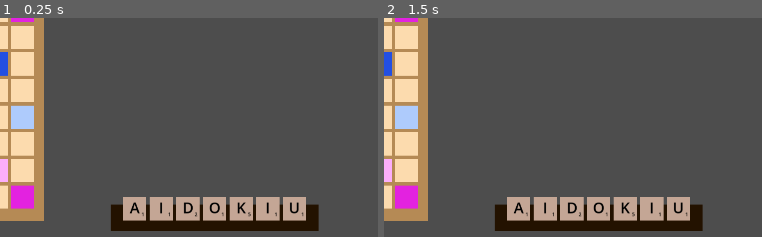
Above: before the commit, frames 1-2 (left to right).
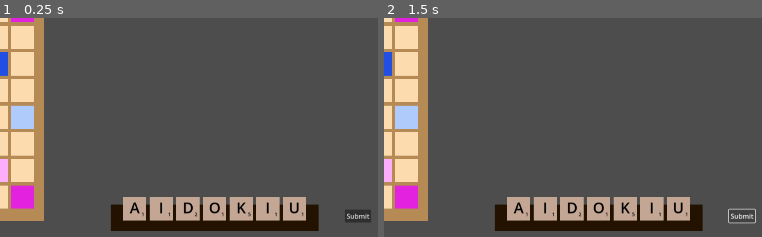
Above: after the commit, the same moments.

Repository: frances-m/scrabble-clone
Game: Godot game, scene res://scrabble.tscn
Two runs of this game, one before a commit and one after it. Both use one fixed random seed, a clock stepped at 60 frames per second and the inputs below.
Inputs (mouse positions are % of the whole screen's width and height, from its top left):
- Up to frame 1 (0.25 s): no input
- Up to frame 2 (1.5 s): click (97, 95) at 0.5 s, where only the run after the commit has a clickable "Submit"; click (97, 95) at 1.25 s, where only the run after the commit has a clickable "Submit"
The pictures show only the part of the screen within x 50-100%, y 50-100%; the shares and areas given below are measured in that part.

The runs differ from the first frame. In frame 1, 0.3% of the frame differs, in the area x 91-99%, y 87-94%; in frame 2, 0.2%.

Commit message:
v1 scorer

Diff:
--- /dev/null
+++ b/board_state.gd
@@ -0,0 +1,44 @@
+extends Node
+
+var board: Array = []
+var pending_tiles: Array = []
+
+func _ready() -> void:
+	initialize_board()
+
+func place_tile(tile: Sprite2D, square: Node2D) -> void:
+	pending_tiles.append({
+		"tile": tile,
+		"row": square.row,
+		"col": square.col,
+	})
+	tile.square = square
+	tile.connect("started_moving", Callable(self, "_remove_from_pending"))
+
+func _remove_from_pending(tile: Sprite2D) -> void:
+	tile.disconnect("started_moving", Callable(self, "_remove_from_pending"))
+	tile.square = null
+	var idx = pending_tiles.find_custom(func(t): return t["tile"] == tile)
+	if idx == -1:
+		return
+	pending_tiles.pop_at(idx)
+
+func score_pending() -> void:
+	var scored: bool = Scorer.score(pending_tiles)
+
+	if !scored:
+		return
+
+	for tile in pending_tiles:
+		var row = tile["row"]
+		var col = tile["col"]
+		board[row][col] = tile
+		tile.scored = true
+
+	pending_tiles = []
+
+func initialize_board() -> void:
+	for i in range(0, 15):
+		board.append([])
+		for x in range(0, 15):
+			board[i].append(null)
--- a/game_board.gd
+++ b/game_board.gd
@@ -4,18 +4,8 @@
 
 var JSON_PATH: String = "res://squares.json"
 
-# TODO: not currently using this
-var board_squares: Array = []
-
 func _ready() -> void:
-	_setup_grid()
 	_place_squares()
-
-func _setup_grid() -> void:
-	for i in range(0, 15):
-		board_squares.append([])
-		for x in range(0, 15):
-			board_squares[i].append(null)
 
 func _place_squares() -> void:
 	var board_data = _load_board_data()
@@ -36,7 +26,6 @@
 
 func _place_square(type: String, pos: Vector2, row: int, col: int) -> void:
 	var square = Square.instantiate()
-	board_squares[row][col] = square
 
 	square.position = pos
 	square.set_type(type)
--- a/globals.gd
+++ b/globals.gd
@@ -1,4 +1,5 @@
 extends Node
 
+var tile_size: float = 54.0
+
 var selected_tile
-var tile_size: float = 54.0
--- a/project.godot
+++ b/project.godot
@@ -19,6 +19,8 @@
 
 TileBag="*res://tile_bag.gd"
 Globals="*res://globals.gd"
+BoardState="*res://board_state.gd"
+Scorer="*res://scorer.gd"
 
 [display]
 
--- /dev/null
+++ b/scorer.gd
@@ -0,0 +1,57 @@
+extends Node
+
+var player1_score: int = 0;
+var player2_score: int = 0;
+
+@onready var WORD_LIST = load_word_list()
+
+func score(pending_tiles: Array) -> bool:
+	if pending_tiles.size() < 1:
+		return false
+
+	var row = pending_tiles[0]["row"]
+	var col = pending_tiles[0]["col"]
+
+	var share_row = pending_tiles.all(func(tile): return tile["row"] == row)
+	var share_col = pending_tiles.all(func(tile): return tile["col"] == col)
+
+	if !share_row && !share_col:
+		return false
+
+	var sort_along = "row" if share_row else "col"
+	pending_tiles.sort_custom(func(a, b): return a[sort_along] > b[sort_along])
+
+	var letters = []
+	var has_gap = false
+	var word_multiplier = 1
+	var score_tally = 0
+
+	for t in pending_tiles:
+		var tile = t["tile"]
+		letters.append(tile.get_tile_letter())
+		var tile_value = tile.get_value()
+		if tile.square.get_mult_type() == "word":
+			word_multiplier += tile.square.get_mult()
+		if tile.square.get_mult_type() == "letter":
+			tile_value *= tile.square.get_mult()
+		score_tally += tile_value
+
+	score_tally *= word_multiplier
+
+	if has_gap:
+		return false
+
+	var word = "".join(letters)
+	if !is_valid_word(word):
+		return false
+
+	print(score_tally)
+	return true
+
+func is_valid_word(word: String) -> bool:
+	return WORD_LIST.has(word)
+
+func load_word_list() -> Array:
+	var path = "res://words.txt"
+	var words = FileAccess.get_file_as_string(path)
+	return words.split("\n")
--- a/scrabble.tscn
+++ b/scrabble.tscn
@@ -1,7 +1,8 @@
-[gd_scene load_steps=3 format=3 uid="uid://1wv1877ickdx"]
+[gd_scene load_steps=4 format=3 uid="uid://1wv1877ickdx"]
 
 [ext_resource type="PackedScene" uid="uid://c0dtwaassli2a" path="res://rack.tscn" id="2_pbdxk"]
 [ext_resource type="PackedScene" uid="uid://cgtso5mntix66" path="res://game_board.tscn" id="2_xtowr"]
+[ext_resource type="PackedScene" uid="uid://ctbn7g46l8ifn" path="res://submit_button.tscn" id="3_pbdxk"]
 
 [node name="Scrabble" type="Node2D"]
 
@@ -10,3 +11,6 @@
 
 [node name="Rack" parent="." instance=ExtResource("2_pbdxk")]
 position = Vector2(1453, 1008)
+
+[node name="SubmitButton" parent="." instance=ExtResource("3_pbdxk")]
+position = Vector2(1766, 990)
--- a/square.gd
+++ b/square.gd
@@ -3,10 +3,10 @@
 var TYPES: Dictionary = {
 	"BS": { "color": "#fcdbae" },
 	"SS": { "color": "#fcaeae" },
-	"3W": { "color": "#e322e0" },
-	"2W": { "color": "#fcaefb" },
-	"3L": { "color": "#224fe3" },
-	"2L": { "color": "#aecbfc" },
+	"3W": { "color": "#e322e0", "mult": 3, "type": "word" },
+	"2W": { "color": "#fcaefb", "mult": 2, "type": "word" },
+	"3L": { "color": "#224fe3", "mult": 3, "type": "letter" },
+	"2L": { "color": "#aecbfc", "mult": 2, "type": "letter" },
 }
 
 var type: String = "BS"
@@ -18,9 +18,12 @@
 	set_color()
 
 func _process(_delta: float) -> void:
-	if mouse_over && Input.is_action_just_released("left_click") && Globals.selected_tile:
-		Globals.selected_tile.position = get_parent().position + position
-		Globals.selected_tile.placed = true
+	var selected_tile = Globals.selected_tile
+	if mouse_over && Input.is_action_just_released("left_click") && selected_tile:
+		selected_tile.position = get_parent().position + position
+		selected_tile.placed = true
+		BoardState.place_tile(selected_tile, self)
+
 
 func set_type(new_type: String) -> void:
 	type = new_type
@@ -31,6 +34,16 @@
 
 func set_color(color: Color = get_color()) -> void:
 	%ColorRect.color = color
+
+func get_mult_type() -> String:
+	if !TYPES[type].has("type"):
+		return ""
+	return TYPES[type]["type"]
+
+func get_mult() -> int:
+	if !TYPES[type].has("mult"):
+		return 1
+	return TYPES[type]["mult"]
 
 func get_color() -> Color:
 	return Color.html(TYPES[type]["color"])
--- /dev/null
+++ b/submit_button.gd
@@ -0,0 +1,4 @@
+extends Node2D
+
+func _on_button_button_up() -> void:
+	BoardState.score_pending()
--- /dev/null
+++ b/submit_button.tscn
@@ -0,0 +1,13 @@
+[gd_scene load_steps=2 format=3 uid="uid://ctbn7g46l8ifn"]
+
+[ext_resource type="Script" uid="uid://dmrsn4q8vrybx" path="res://submit_button.gd" id="1_rftfm"]
+
+[node name="SubmitButton" type="Node2D"]
+script = ExtResource("1_rftfm")
+
+[node name="Button" type="Button" parent="."]
+offset_right = 25.0
+offset_bottom = 8.0
+text = "Submit"
+
+[connection signal="button_up" from="Button" to="." method="_on_button_button_up"]
--- a/tile_sprite.gd
+++ b/tile_sprite.gd
@@ -10,7 +10,10 @@
 var mouse_over: bool = false
 var velocity: Vector2 = Vector2(0, 0)
 var placed: bool = false
+var scored: bool = false
+var square
 
+signal started_moving(tile: Sprite2D)
 signal finished_moving(tile: Sprite2D, placed: bool)
 
 func _ready() -> void:
@@ -28,6 +31,12 @@
 func set_value(value: int) -> void:
 	VALUE = value
 
+func get_tile_letter() -> String:
+	return LETTER
+
+func get_value() -> int:
+	return VALUE
+
 func set_is_moving() -> void:
 	if is_moving && Input.is_action_just_released("left_click"):
 		emit_signal("finished_moving", self, placed)
@@ -37,9 +46,10 @@
 		placed = false
 		Globals.selected_tile = self
 		is_moving = true
+		emit_signal("started_moving", self)
 
 func update_position(delta: float) -> void:
-	if !is_moving:
+	if !is_moving || scored:
 		return
 
 	var global_mouse_pos = get_global_mouse_position()
Not shown, added: board_state.gd.uid
Not shown, added: scorer.gd.uid
Not shown, added: submit_button.gd.uid
